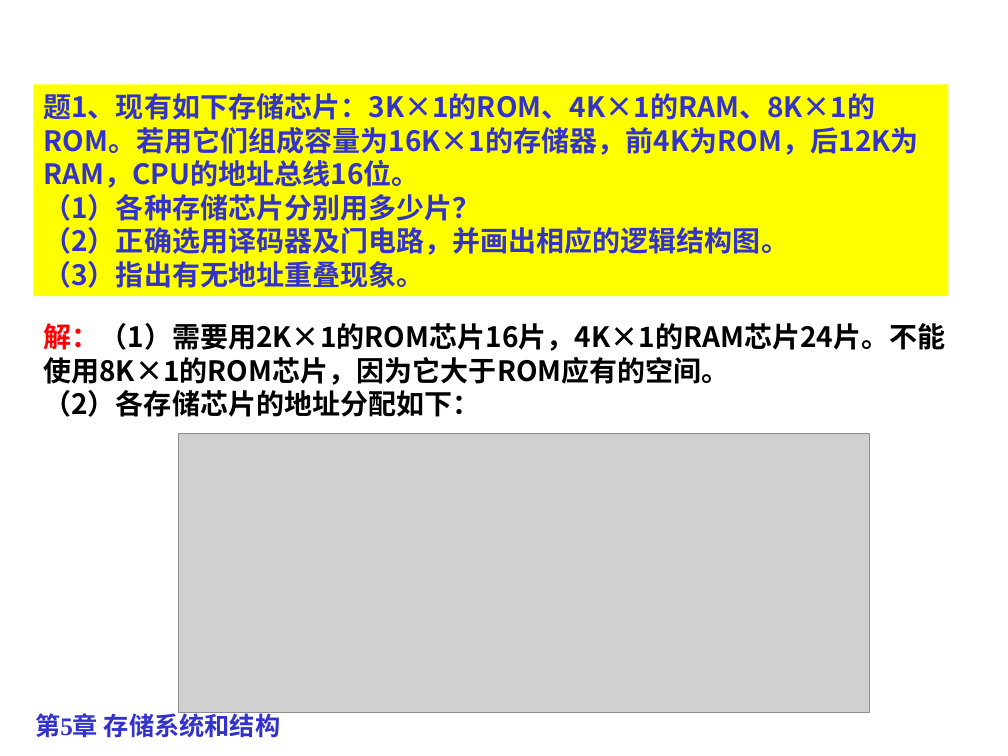
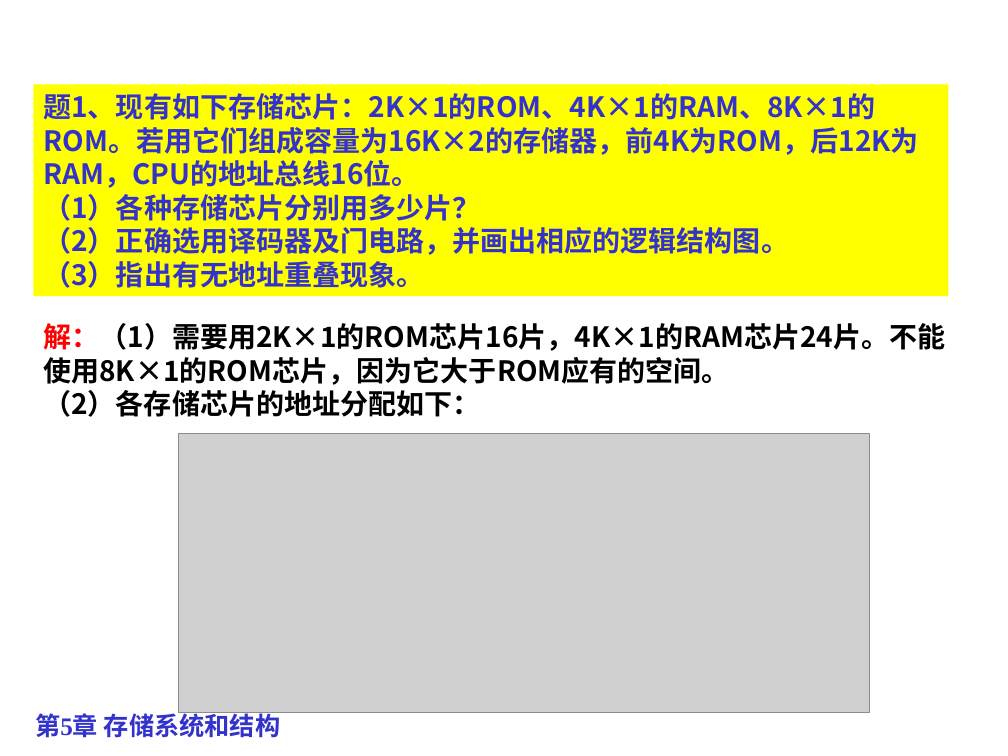
Before and after one commit to CodeGrindstone/Study_GDUT, a slide deck: slide 158 of 计算机组成原理/PPT/第5章 存储系统和结构（终）.ppt. Drawn at 1008x756 pixels with LibreOffice and Linux fonts; fonts in the diff are those of the drawing; grey boxes stand for pictures; background and template pictures are left out. Boxes give left, top, right and bottom in pixels: in the first picture for what was removed or moved away, otherwise in the second. Text is boxed around its words. In the diff, an @@ line names an element or a change of style, - is before the commit and + after.

```diff
--- a/计算机组成原理/PPT/第5章 存储系统和结构（终）.ppt
+++ b/计算机组成原理/PPT/第5章 存储系统和结构（终）.ppt
@@ text in rectangle at <box>43,93,919,188</box>: text changed @@
-题1、现有如下存储芯片：3K×1的ROM、4K×1的RAM、8K×1的ROM。若用它们组成容量为16K×1的存储器，前4K为ROM，后12K为RAM，CPU的地址总线16位。
+题1、现有如下存储芯片：2K×1的ROM、4K×1的RAM、8K×1的ROM。若用它们组成容量为16K×2的存储器，前4K为ROM，后12K为RAM，CPU的地址总线16位。
```
Also in this commit, not shown: 2 other slides changed, 48 other files.
